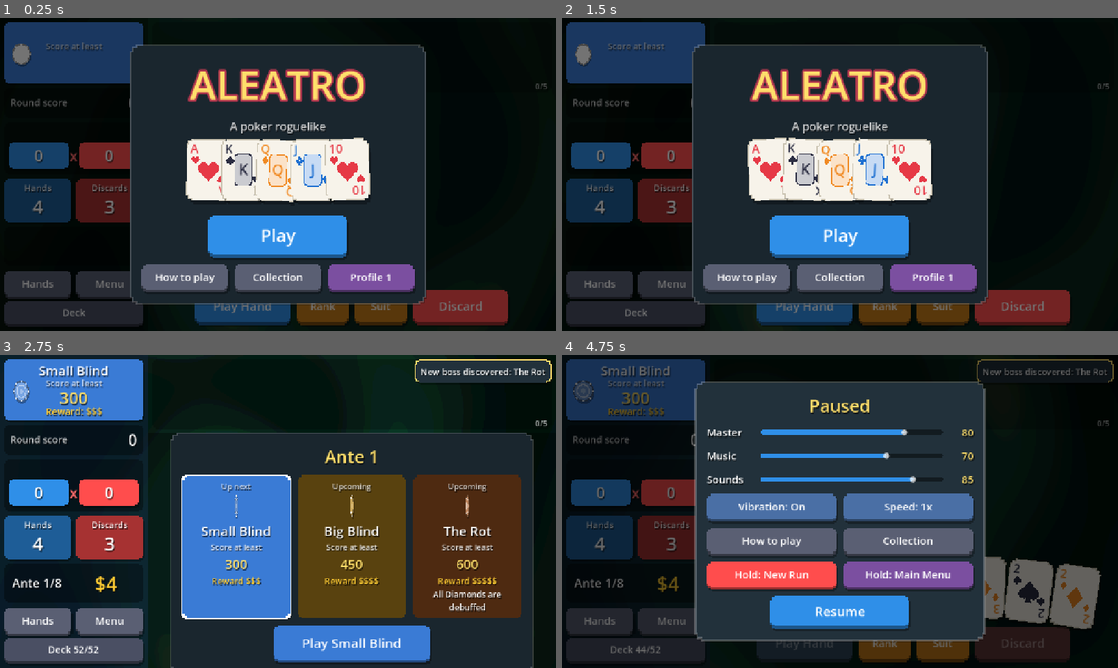
Above: before the commit, frames 1-4 (two rows, left to right).
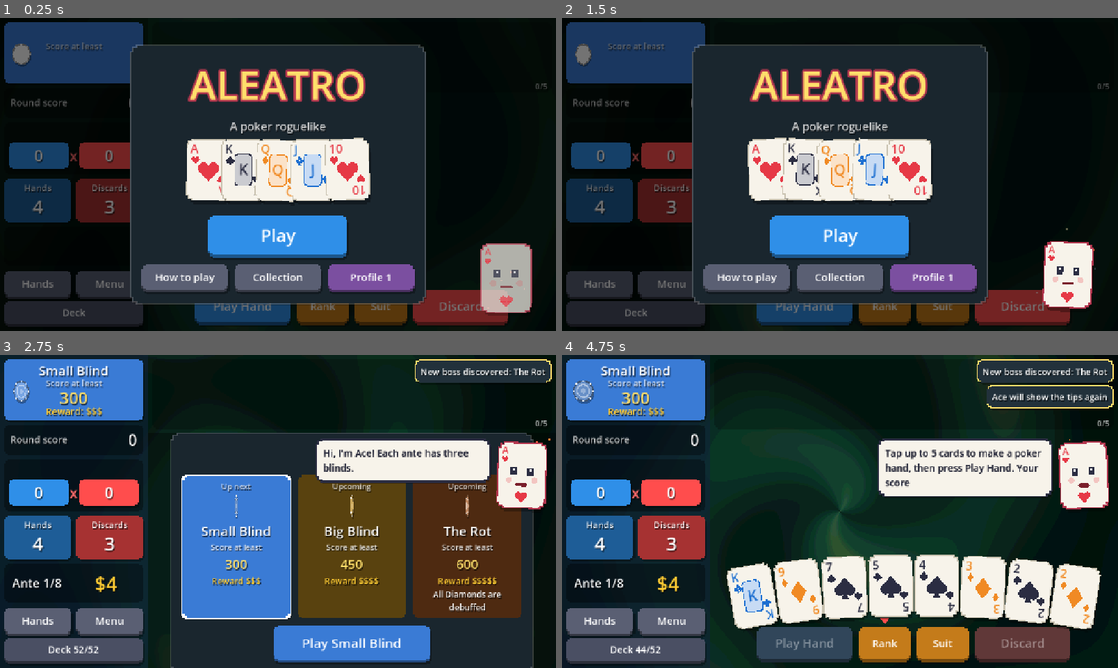
Above: after the commit, the same moments.

Repository: Yassineallach/schoolmaroc
Game: Godot game, scene res://scenes/main.tscn
Same seed, same stepped clock (60 frames per second), same inputs: the game is played once before the commit and once after it.
Inputs (mouse positions are in pixels of both pictures, inside the frame that each line leads up to):
- Up to frame 1 (0.25 s): no input
- Up to frame 2 (1.5 s): click "Play Hand" at 0.5 s; click "Play Hand" at 1.25 s
- Up to frame 3 (2.75 s): click "Play" at 2 s
- Up to frame 4 (4.75 s): click "Play Small Blind" at 2.75 s; click "Menu" at 3.5 s; click (773, 558) at 4.25 s, where only the run after the commit has a clickable "Replay tips"

The runs differ from the first frame. In frame 1, 2.1% of the frame differs, in the area x 86-96%, y 72-96%; in frame 2, 1.9%; in frame 3, 6.0%; in frame 4, 72%, in the area x 0-100%, y 0-100%.

Commit message:
Aleatro: Ace, a card mascot who teaches and reacts
Ace is a living Ace of Hearts drawn in code: he materializes in a
burst of sparks, bobs, blinks and talks through a speech bubble with
synthesized voice blips, typing by elapsed time so speed does not
depend on frame rate (tap him to finish a line).

He gives one-time tips per profile at the first blind select, first
hand, first follow-up deal, first shop, first boss and first upgraded
card, with 'No more tips' and a 'Replay tips' menu option. He reacts
to game over and victory, and on the title screen tapping him gives a
random strategy tip. Back/B and the gamepad can reach his buttons.
Bump to 1.9.0 (10).

Co-Authored-By: Claude Opus 5.5 <noreply@anthropic.com>
Claude-Session: https://claude.ai/code/session_01LZR5ftoCVRtdXjWmfvUKYt

Diff:
--- a/aleatro/project.godot
+++ b/aleatro/project.godot
@@ -6,7 +6,7 @@
 
 config/name="Aleatro"
 config/description="A poker roguelike: build hands, collect charms, beat the blinds."
-config/version="1.8.0"
+config/version="1.9.0"
 run/main_scene="res://scenes/main.tscn"
 config/quit_on_go_back=false
 config/features=PackedStringArray("4.7", "GL Compatibility")
--- a/aleatro/scripts/main.gd
+++ b/aleatro/scripts/main.gd
@@ -65,6 +65,8 @@
 var on_title := false
 var sidebar_buttons: Array = []
 var pad: PadInput
+var mascot: Mascot = null
+var mascot_layer: Control
 var music: Music
 
 
@@ -267,12 +269,16 @@
 	overlay = Control.new()
 	overlay.mouse_filter = Control.MOUSE_FILTER_IGNORE
 	add_child(overlay)
+	mascot_layer = Control.new()
+	mascot_layer.mouse_filter = Control.MOUSE_FILTER_IGNORE
+	add_child(mascot_layer)
 	modal = Control.new()
 	modal.mouse_filter = Control.MOUSE_FILTER_IGNORE
 	add_child(modal)
 	# Cards use z_index for fanning and dragging; keep popups above them.
 	fx_layer.z_index = 300
 	overlay.z_index = 350
+	mascot_layer.z_index = 380
 	modal.z_index = 400
 
 
@@ -543,6 +549,7 @@
 
 ## Builds a centered panel in the overlay area and returns its VBox.
 func open_overlay(full_screen := false) -> VBoxContainer:
+	dismiss_ace()
 	clear_overlay()
 	_shop_open = false
 	overlay.mouse_filter = Control.MOUSE_FILTER_STOP
@@ -629,6 +636,10 @@
 		_load_profile()
 		show_title(), Vector2(200, 64), 24))
 	vb.add_child(row)
+	var idle := summon_ace(Vector2(vw - Mascot.W - 60, vh - Mascot.H - 50))
+	idle.poked.connect(func():
+		if not idle.talking:
+			idle.say(TIPS.pick_random(), [["Thanks!", func(): idle.say_hide()]]))
 	if stats.runs > 0:
 		vb.add_child(_label("Best ante: %d   Best hand: %s   Wins: %d" % [stats.best_ante, Data.fmt(stats.best_hand), stats.wins], 20, Color(1, 1, 1, 0.7)))
 
@@ -713,11 +724,16 @@
 	vb.add_child(_center(_button("Play " + gs.blind_name(), gs.blind_color(), start_blind, Vector2(360, 86), 30)))
 	discover("hex", gs.boss_hex.id)
 	save_run("blind")
+	if gs.blind_idx == 2:
+		tutorial("boss", "That's a boss blind! Bosses bend the rules. Tap the blind panel at the top left any time to read what this one does.")
+	else:
+		tutorial("welcome", "Hi, I'm Ace! Each ante has three blinds. Score at least the target before your hands run out to beat one and earn money.")
 
 
 # ---------------------------------------------------------------- round flow
 
 func start_blind() -> void:
+	dismiss_ace()
 	clear_overlay()
 	_shop_open = false
 	gs.start_round()
@@ -736,6 +752,7 @@
 	busy = false
 	update_hud()
 	save_run("round")
+	tutorial("hand", "Tap up to 5 cards to make a poker hand, then press Play Hand. Your score is Chips x Mult, so stronger hands score more.")
 
 
 func clear_hand_views() -> void:
@@ -783,6 +800,8 @@
 			k += 1
 	await wait(0.35 + 0.05 * k)
 	ensure_forced()
+	if in_round and hand_views.any(func(v): return v.card.enh != "" or v.card.ed != "" or v.card.seal != ""):
+		tutorial("upgrade", "Ooh, an upgraded card! Press and hold any card to see what it does.")
 
 
 ## The Lantern keeps one card selected at all times.
@@ -1073,6 +1092,7 @@
 	busy = false
 	update_hud()
 	save_run("round")
+	tutorial("discard", "Not every hand is a winner. Discard swaps cards for new ones. Keep an eye on your Hands and Discards on the left.")
 
 
 func _fmt_mult(m: float) -> String:
@@ -1188,6 +1208,7 @@
 		if gs.hands_played_count[n] > gs.hands_played_count[most]:
 			most = n
 	_row_label(vb, "Most played", most, Color.WHITE)
+	ace_quip(["So close! Every run teaches something.", "Ouch. Want to deal again?", "The cards weren't with us this time.", "Shake it off, the next deck is lucky!"])
 	vb.add_child(_center(_button("New Run", Data.CHIP_COLOR, new_run, Vector2(320, 90), 34)))
 	vb.add_child(_center(_button("Main Menu", Color("5a5f73"), show_title, Vector2(320, 70), 26)))
 
@@ -1200,6 +1221,7 @@
 	vb.add_child(_label("You Win!", 72, Color("ffdf6b")))
 	vb.add_child(_label("You beat ante %d." % Data.FINAL_ANTE, 28))
 	_row_label(vb, "Best hand", Data.fmt(gs.best_hand), Data.CHIP_COLOR.lightened(0.3))
+	ace_quip(["We did it! I knew you had it in you!", "Champion! Fancy seeing how far Endless goes?"])
 	vb.add_child(_center(_button("Endless Mode", Color("7b4fa0"), func():
 		gs.endless = true
 		open_shop(), Vector2(340, 84), 30)))
@@ -1259,6 +1281,7 @@
 	for d in gs.shop_charms:
 		discover("charm", d.id)
 	save_run("shop")
+	tutorial("shop", "Welcome to the shop! Charms give a bonus every hand and Runes level up a hand type. Drag your charms to change the order they trigger in.")
 
 
 func _shop_item(view: Control, cost: int, desc: String, tag: String, cb: Callable) -> Control:
@@ -1449,6 +1472,59 @@
 	v.queue_free()
 
 
+const TIPS := [
+	"Interest pays $1 for every $5 you hold, up to $5. Saving up pays off!",
+	"Charms trigger left to right, so put x Mult charms last.",
+	"Runes level up a hand type permanently for the run.",
+	"Glass cards hit hard but can shatter. Enjoy them while they last.",
+	"Iron cards help most when you keep them in your hand.",
+	"Sell a Warden during a boss blind to switch the boss off.",
+	"Hold a card to read its upgrades.",
+	"Tap the blind panel to see what the boss is up to.",
+]
+
+
+## Bring Ace onto the screen (or reuse him) at `pos`.
+func summon_ace(pos: Vector2) -> Mascot:
+	if mascot == null or not is_instance_valid(mascot) or mascot.is_queued_for_deletion():
+		mascot = Mascot.new(sfx)
+		mascot_layer.add_child(mascot)
+		mascot.position = pos
+		mascot.appear()
+	else:
+		create_tween().tween_property(mascot, "position", pos, 0.25)
+	return mascot
+
+
+func dismiss_ace() -> void:
+	if mascot != null and is_instance_valid(mascot):
+		mascot.leave()
+	mascot = null
+
+
+## A one-time tip from Ace, shown only once per profile.
+func tutorial(step: String, text: String) -> void:
+	if profile_data.get("tips_off", false):
+		return
+	if not profile_data.has("tutorial"):
+		profile_data.tutorial = []
+	if profile_data.tutorial.has(step):
+		return
+	profile_data.tutorial.append(step)
+	_save_stats()
+	var a := summon_ace(Vector2(vw - Mascot.W - 24, TOP_H + 24))
+	a.say(text, [["Got it", dismiss_ace], ["No more tips", func():
+		profile_data.tips_off = true
+		_save_stats()
+		dismiss_ace()]])
+
+
+## Ace reacts to how the run ended.
+func ace_quip(lines: Array) -> void:
+	var a := summon_ace(Vector2(36, 36))
+	a.say(lines.pick_random(), [["Thanks, Ace", dismiss_ace]], false)
+
+
 ## Large message across the table; play waits until it has been read.
 func banner(title: String, text: String, col: Color, hold: float = 1.4) -> void:
 	var p := PanelContainer.new()
@@ -1812,6 +1888,9 @@
 ## Back button / Escape / B: close a popup, then clear the selection, then
 ## open the menu. On the title screen it leaves the app.
 func go_back() -> void:
+	if mascot != null and is_instance_valid(mascot) and not mascot.buttons().is_empty():
+		mascot.buttons()[0].pressed.emit()
+		return
 	if not modal.get_children().filter(func(c): return not c.is_queued_for_deletion()).is_empty():
 		close_modal()
 		return
@@ -1987,6 +2066,12 @@
 		show_menu(), Vector2(300, 64), 24))
 	grid.add_child(_button("How to play", Color("5a5f73"), show_help, Vector2(300, 64), 24))
 	grid.add_child(_button("Collection", Color("5a5f73"), show_collection, Vector2(300, 64), 24))
+	grid.add_child(_button("Replay tips", Color("5a5f73"), func():
+		profile_data.tutorial = []
+		profile_data.tips_off = false
+		_save_stats()
+		close_modal()
+		toast("Ace will show the tips again"), Vector2(300, 64), 24))
 	grid.add_child(_hold_button("Hold: New Run", Data.MULT_COLOR, func():
 		close_modal()
 		new_run()))
--- /dev/null
+++ b/aleatro/scripts/mascot.gd
@@ -0,0 +1,263 @@
+class_name Mascot
+extends Control
+
+## Ace, a living playing card who explains things. Materializes in a burst of
+## sparks, talks through a speech bubble with a blip per syllable, and can
+## offer buttons under the bubble.
+
+signal dismissed
+signal poked
+
+const W := 110.0
+const H := 150.0
+const BUBBLE_W := 400.0
+const CHAR_TIME := 0.016
+
+var talking := false
+var sfx: Sfx
+
+var _body := Control.new()
+var _bubble := PanelContainer.new()
+var _text := Label.new()
+var _buttons := HBoxContainer.new()
+var _sparks := CPUParticles2D.new()
+var _mouth_open := 0.0
+var _blink := 0.0
+var _next_blink := 2.0
+var _phase := randf() * TAU
+var _bubble_left := true
+var _say_id := 0
+var _skip := false
+
+
+func _init(effects: Sfx) -> void:
+	sfx = effects
+	mouse_filter = Control.MOUSE_FILTER_IGNORE
+	size = Vector2(W, H)
+
+	_body.size = size
+	_body.pivot_offset = size / 2
+	_body.mouse_filter = Control.MOUSE_FILTER_STOP
+	_body.draw.connect(_draw_body)
+	_body.gui_input.connect(func(e):
+		if e is InputEventMouseButton and e.pressed and e.button_index == MOUSE_BUTTON_LEFT:
+			poke())
+	add_child(_body)
+
+	_sparks.amount = 24
+	_sparks.lifetime = 1.6
+	_sparks.position = size / 2
+	_sparks.emission_shape = CPUParticles2D.EMISSION_SHAPE_RECTANGLE
+	_sparks.emission_rect_extents = size / 2
+	_sparks.direction = Vector2.UP
+	_sparks.spread = 60
+	_sparks.gravity = Vector2(0, -20)
+	_sparks.initial_velocity_min = 10
+	_sparks.initial_velocity_max = 35
+	_sparks.scale_amount_min = 3
+	_sparks.scale_amount_max = 6
+	var ramp := Gradient.new()
+	ramp.set_color(0, Color("ff4d4d"))
+	ramp.set_color(1, Color(0.18, 0.56, 0.91, 0))
+	ramp.add_point(0.5, Color("ff9f1c"))
+	_sparks.color_ramp = ramp
+	_sparks.show_behind_parent = true
+	add_child(_sparks)
+
+	var sb := PixelBox.new(Color("f7f3ea"), 4.0, 0.0, true)
+	sb.outline = 3.0
+	sb.outline_color = Color("2b2d42")
+	sb.set_content_margin_all(16)
+	_bubble.add_theme_stylebox_override("panel", sb)
+	_bubble.mouse_filter = Control.MOUSE_FILTER_IGNORE
+	_bubble.visible = false
+	var vb := VBoxContainer.new()
+	vb.add_theme_constant_override("separation", 12)
+	_text.autowrap_mode = TextServer.AUTOWRAP_WORD_SMART
+	_text.custom_minimum_size = Vector2(BUBBLE_W - 32, 0)
+	_text.add_theme_font_size_override("font_size", 22)
+	_text.add_theme_color_override("font_color", Color("2b2d42"))
+	_text.add_theme_constant_override("shadow_offset_x", 0)
+	_text.add_theme_constant_override("shadow_offset_y", 0)
+	_text.visible_ratio = 0.0
+	vb.add_child(_text)
+	_buttons.alignment = BoxContainer.ALIGNMENT_END
+	_buttons.add_theme_constant_override("separation", 10)
+	vb.add_child(_buttons)
+	_bubble.add_child(vb)
+	add_child(_bubble)
+
+
+func _process(delta: float) -> void:
+	_mouth_open = maxf(0.0, _mouth_open - delta * 6.0)
+	_next_blink -= delta
+	if _next_blink <= 0.0:
+		_blink = 0.12
+		_next_blink = randf_range(2.0, 4.5)
+	_blink = maxf(0.0, _blink - delta)
+	_place_bubble()
+	_body.queue_redraw()
+
+
+## Fade in out of sparks, the way a card materializes.
+func appear() -> void:
+	modulate.a = 0.0
+	_body.scale = Vector2(0.4, 0.4)
+	_sparks.emitting = true
+	_sparks.restart()
+	var tw := create_tween().set_parallel()
+	tw.tween_property(self, "modulate:a", 1.0, 0.35)
+	tw.tween_property(_body, "scale", Vector2.ONE, 0.45).set_trans(Tween.TRANS_BACK).set_ease(Tween.EASE_OUT)
+	if sfx:
+		sfx.play("xmult", 1.4)
+
+
+## Type a line into the bubble with voice blips; buttons appear when done.
+## `options` is an Array of [label, Callable]; an empty list adds "OK".
+func say(text: String, options: Array = [], bubble_left := true) -> void:
+	_say_id += 1
+	var my_id := _say_id
+	_bubble_left = bubble_left
+	for b in _buttons.get_children():
+		b.queue_free()
+	_buttons.visible = false
+	_text.text = text
+	_text.visible_ratio = 0.0
+	_bubble.visible = true
+	_bubble.scale = Vector2(0.6, 0.6)
+	await get_tree().process_frame
+	_place_bubble()
+	create_tween().tween_property(_bubble, "scale", Vector2.ONE, 0.18).set_trans(Tween.TRANS_BACK).set_ease(Tween.EASE_OUT)
+	talking = true
+	_skip = false
+	var n := text.length()
+	var shown := 0
+	var start := Anim.now()
+	# Reveal by elapsed time so typing speed does not depend on frame rate.
+	while shown < n and my_id == _say_id and not _skip:
+		await get_tree().process_frame
+		var target := mini(n, int((Anim.now() - start) / CHAR_TIME))
+		var vowel := false
+		while shown < target:
+			shown += 1
+			vowel = vowel or "aeiouyAEIOUY".contains(text[shown - 1])
+		_text.visible_characters = shown
+		# at most one blip per frame, on a vowel
+		if vowel and randf() < 0.6 and _mouth_open < 0.4:
+			_mouth_open = 1.0
+			if sfx:
+				sfx.play("voice", randf_range(0.9, 1.25))
+			_body.pivot_offset = _body.size / 2
+			_body.scale = Vector2(1.04, 0.97)
+			create_tween().tween_property(_body, "scale", Vector2.ONE, 0.12)
+	if my_id != _say_id:
+		return
+	talking = false
+	_text.visible_ratio = 1.0
+	if options.is_empty():
+		options = [["OK", func(): pass]]
+	for opt in options:
+		_buttons.add_child(_make_button(opt[0], opt[1]))
+	_buttons.visible = true
+
+
+## Hide the bubble but stay on screen.
+func say_hide() -> void:
+	_say_id += 1
+	talking = false
+	_bubble.visible = false
+
+
+func buttons() -> Array:
+	return _buttons.get_children().filter(func(c): return c is Button and not c.is_queued_for_deletion())
+
+
+## Dissolve away and free.
+func leave() -> void:
+	_say_id += 1
+	_bubble.visible = false
+	_sparks.emitting = false
+	var tw := create_tween().set_parallel()
+	tw.tween_property(self, "modulate:a", 0.0, 0.3)
+	tw.tween_property(_body, "scale", Vector2(0.3, 1.3), 0.3)
+	tw.chain().tween_callback(queue_free)
+	dismissed.emit()
+
+
+func poke() -> void:
+	if talking:
+		_skip = true  # tapping Ace mid-sentence finishes the line
+		return
+	_body.pivot_offset = _body.size / 2
+	_body.rotation_degrees = randf_range(-12, 12)
+	create_tween().tween_property(_body, "rotation_degrees", 0.0, 0.4).set_trans(Tween.TRANS_ELASTIC).set_ease(Tween.EASE_OUT)
+	if sfx:
+		sfx.play("voice", 1.4)
+	poked.emit()
+
+
+func _make_button(text: String, cb: Callable) -> Button:
+	var b := Button.new()
+	b.text = text
+	b.focus_mode = Control.FOCUS_NONE
+	b.custom_minimum_size = Vector2(110, 46)
+	var normal := PixelBox.new(Color("2f8fe8"), 3.0, 5.0, true)
+	normal.content_margin_bottom = 12
+	normal.content_margin_left = 14
+	normal.content_margin_right = 14
+	var pressed: PixelBox = normal.duplicate()
+	pressed.pressed = true
+	b.add_theme_stylebox_override("normal", normal)
+	b.add_theme_stylebox_override("hover", normal)
+	b.add_theme_stylebox_override("pressed", pressed)
+	b.add_theme_stylebox_override("focus", StyleBoxEmpty.new())
+	b.add_theme_font_size_override("font_size", 20)
+	b.add_theme_color_override("font_color", Color.WHITE)
+	b.add_theme_color_override("font_hover_color", Color.WHITE)
+	b.add_theme_color_override("font_pressed_color", Color.WHITE)
+	b.pressed.connect(func():
+		if sfx:
+			sfx.play("click")
+		cb.call())
+	return b
+
+
+func _place_bubble() -> void:
+	if not _bubble.visible:
+		return
+	var bs := _bubble.size
+	var x := -bs.x - 18.0 if _bubble_left else W + 18.0
+	_bubble.position = Vector2(x, minf(0.0, H - bs.y) * 0.5 - 10.0)
+	_bubble.pivot_offset = Vector2(bs.x if _bubble_left else 0.0, bs.y / 2)
+
+
+func _draw_body() -> void:
+	var t := Anim.now()
+	var bob := sin(t * 2.0 + _phase) * 4.0
+	var tilt := sin(t * 1.3 + _phase) * 0.04
+	var c := _body.size / 2
+	_body.draw_set_transform_matrix(Transform2D(tilt, c + Vector2(0, bob)) * Transform2D(0.0, -c))
+	var card := PixelBox.new(Color("f7f3ea"), 4.0, 0.0, true)
+	card.outline = 3.0
+	card.outline_color = Color("b3364e")
+	card.shadow_offset = Vector2(4, 8 - bob * 0.5)
+	_body.draw_style_box(card, Rect2(Vector2.ZERO, _body.size))
+	var font := ThemeDB.fallback_font
+	var red := Color("e63946")
+	# corner marks: he is the Ace of Hearts
+	_body.draw_string(font, Vector2(8, 26), "A", HORIZONTAL_ALIGNMENT_LEFT, -1, 22, red)
+	CardView.draw_suit(_body, 1, Vector2(15, 38), 13.0, red)
+	# face
+	var eye_y := 66.0
+	var open := 1.0 if _blink <= 0.0 else 0.15
+	for ex in [36.0, 74.0]:
+		_body.draw_rect(Rect2(ex - 7, eye_y - 9 * open, 14, 18 * open), Color("2b2d42"))
+		if open > 0.5:
+			_body.draw_rect(Rect2(ex - 3, eye_y - 6, 5, 5), Color.WHITE)
+	_body.draw_circle(Vector2(26, 86), 7, Color(red, 0.25))
+	_body.draw_circle(Vector2(84, 86), 7, Color(red, 0.25))
+	var mouth_h := 4.0 + 12.0 * _mouth_open
+	var mouth := PixelBox.new(Color("7a1f2b"), 2.0)
+	_body.draw_style_box(mouth, Rect2(c.x - 14, 92, 28, mouth_h))
+	# big heart on the chest
+	CardView.draw_suit(_body, 1, Vector2(c.x, 124), 26.0, red)
--- a/aleatro/scripts/pad_input.gd
+++ b/aleatro/scripts/pad_input.gd
@@ -128,6 +128,14 @@
 
 
 func focusables() -> Array:
+	var list := _focusables_for_layer()
+	# Ace's bubble buttons sit above everything but popups.
+	if _layer != "modal" and main.mascot != null and is_instance_valid(main.mascot):
+		list = main.mascot.buttons() + list
+	return list
+
+
+func _focusables_for_layer() -> Array:
 	match _layer:
 		"modal":
 			return _buttons(main.modal)
--- a/aleatro/scripts/sfx.gd
+++ b/aleatro/scripts/sfx.gd
@@ -8,6 +8,7 @@
 var _streams := {}
 var _players: Array[AudioStreamPlayer] = []
 var _next := 0
+var _voices: Array = []
 
 
 func _ready() -> void:
@@ -20,6 +21,7 @@
 	_streams.win = _tone([523.0, 659.0, 784.0, 1046.0], 0.5, 0.3)
 	_streams.lose = _tone([392.0, 311.0, 262.0], 0.7, 0.3)
 	_streams.deal = _tone([300.0], 0.04, 0.15)
+	_voices = [_voice(500, 1500), _voice(700, 1200), _voice(400, 2000), _voice(600, 1000), _voice(350, 900)]
 	Music._ensure_bus("SFX")
 	for i in 8:
 		var p := AudioStreamPlayer.new()
@@ -29,11 +31,12 @@
 
 
 func play(name: String, pitch: float = 1.0) -> void:
-	if not _streams.has(name):
+	var stream: AudioStream = _voices.pick_random() if name == "voice" else _streams.get(name)
+	if stream == null:
 		return
 	var p := _players[_next]
 	_next = (_next + 1) % _players.size()
-	p.stream = _streams[name]
+	p.stream = stream
 	# A little random detune keeps repeated sounds from feeling mechanical.
 	p.pitch_scale = pitch * randf_range(0.97, 1.03)
 	p.play()
@@ -58,3 +61,23 @@
 	s.stereo = false
 	s.data = data
 	return s
+
+
+## A short "talking" blip: a buzzy fundamental shaped by two vowel formants.
+func _voice(f1: float, f2: float) -> AudioStreamWAV:
+	var n := int(RATE * 0.07)
+	var data := PackedByteArray()
+	data.resize(n * 2)
+	var base := 190.0
+	for i in n:
+		var t := float(i) / RATE
+		var env := sin(PI * float(i) / n)
+		var glottal := fmod(t * base, 1.0)
+		var v := (sin(TAU * f1 * t) * 0.6 + sin(TAU * f2 * t) * 0.3) * (1.0 - glottal) * env * 0.35
+		data.encode_s16(i * 2, int(clampf(v, -1.0, 1.0) * 32767))
+	var s := AudioStreamWAV.new()
+	s.format = AudioStreamWAV.FORMAT_16_BITS
+	s.mix_rate = RATE
+	s.stereo = false
+	s.data = data
+	return s
Not shown, changed: aleatro/export_presets.cfg
Not shown, added: aleatro/scripts/mascot.gd.uid
